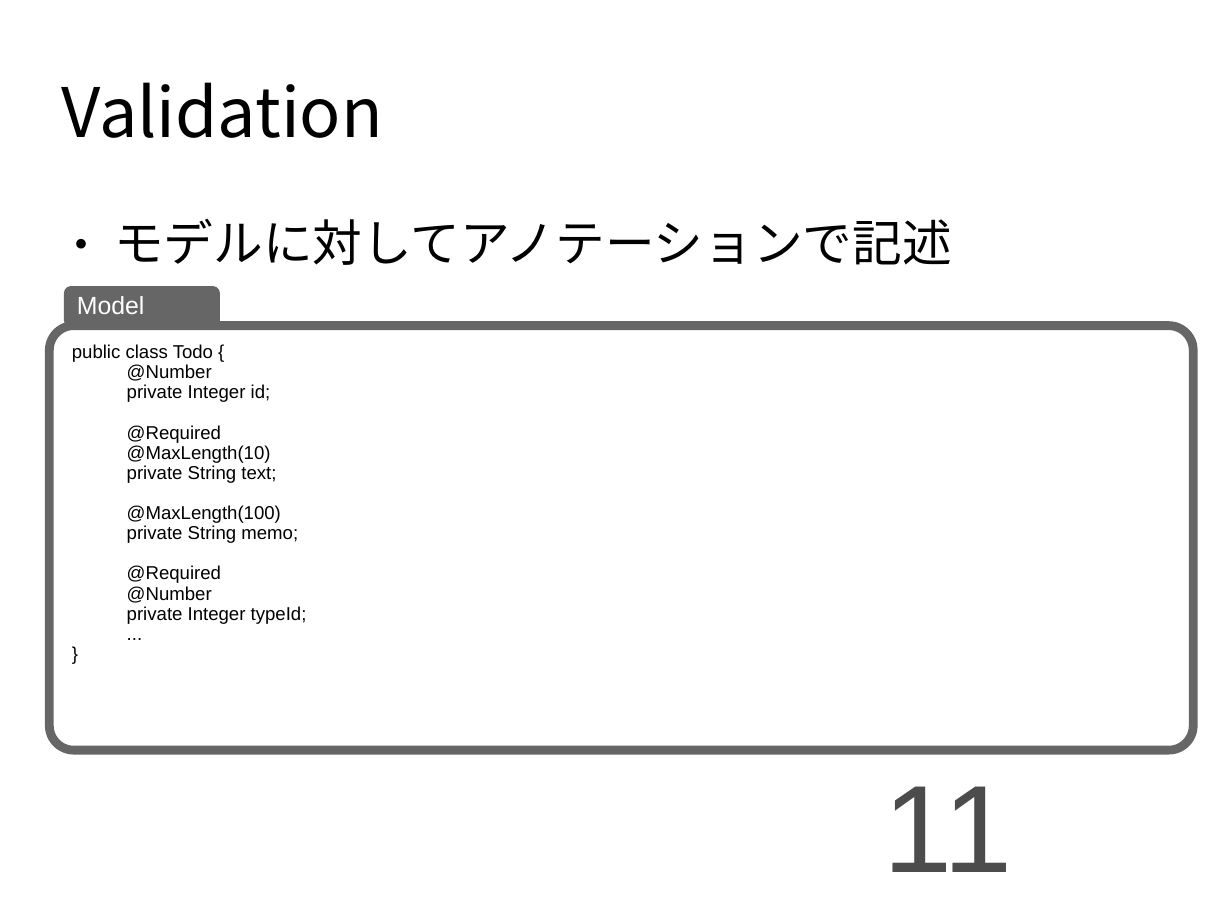
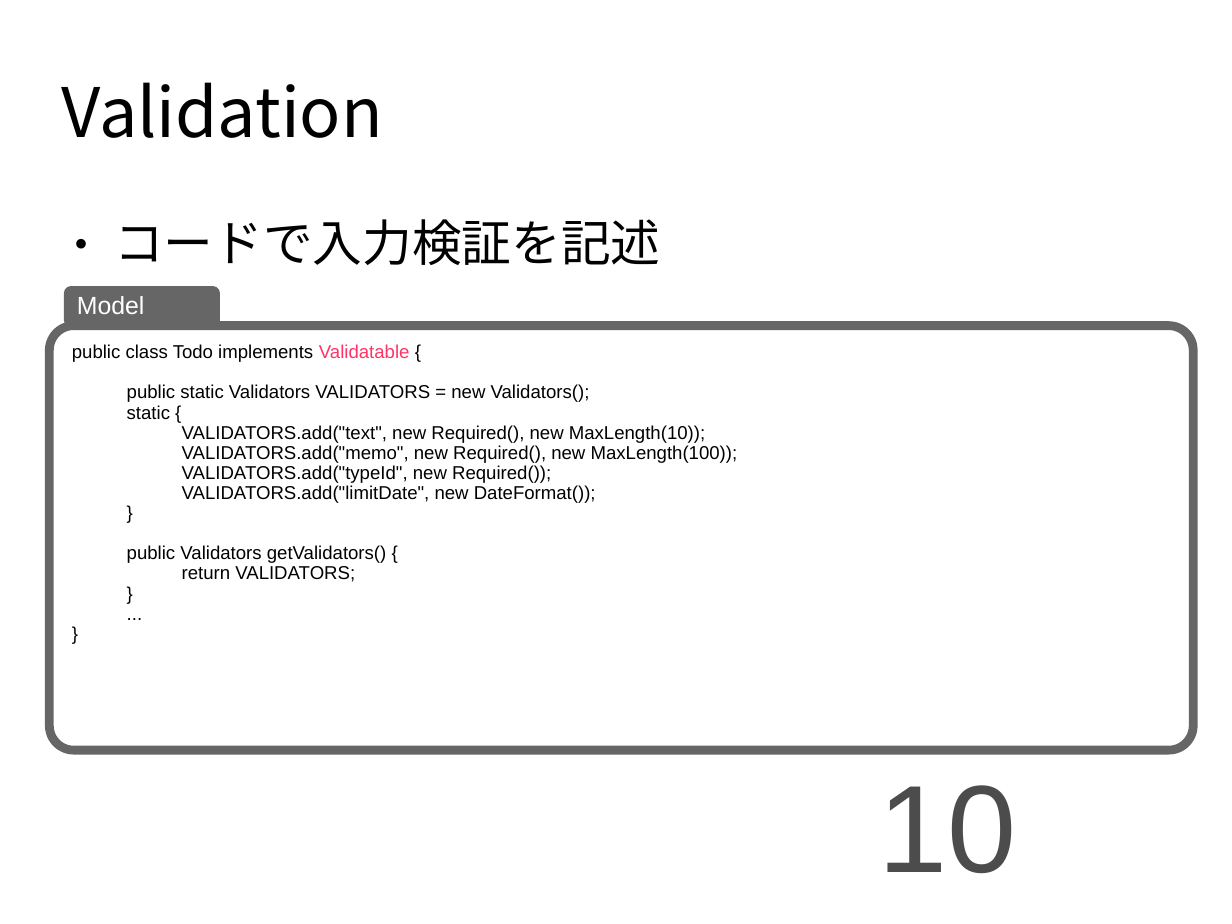
Before and after one commit to seasarorg/cubby, a slide deck: slide 10 of cubby/src/site/resources/presentation/cubby.odp (slide 11 before the commit). Drawn at 1232x924 pixels with LibreOffice and Linux fonts; fonts in the diff are those of the drawing. Boxes give left, top, right and bottom in pixels: in the first picture for what was removed or moved away, otherwise in the second. Text is boxed around its words. In the diff, an @@ line names an element or a change of style, - is before the commit and + after.

```diff
--- a/cubby/src/site/resources/presentation/cubby.odp
+++ b/cubby/src/site/resources/presentation/cubby.odp
@@ text at [114,219,661,265]: text changed @@
-● モデルに対してアノテーションで記述
+● コードで入力検証を記述
@@ text in rounded rectangle at [72,344,738,582]: text changed @@
-public class Todo {
-@Number
-private Integer id;
-@Required
-@MaxLength(10)
-private String text;
-@MaxLength(100)
-private String memo;
-@Required
-@Number
-private Integer typeId;
+public class Todo implements Validatable {
+public static Validators VALIDATORS = new Validators();
+static {
+VALIDATORS.add("text", new Required(), new MaxLength(10));
+VALIDATORS.add("memo", new Required(), new MaxLength(100));
+VALIDATORS.add("typeId", new Required());
+VALIDATORS.add("limitDate", new DateFormat());
+}
+public Validators getValidators() {
+return VALIDATORS;
+}
@@ page number at [879,785,1017,873]: text changed @@
-11
+10
```
Also in this commit, not shown: 3 other slides changed, 1 slide removed.
